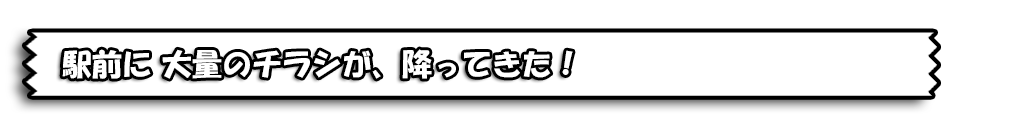
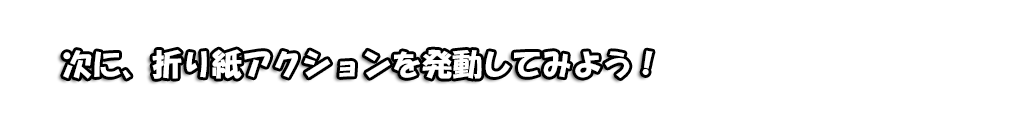
Layered file, before and after one edit (1024x128). Changes by layer:
added layer "次に、折り紙アクションを発動してみよう！" above "そのまま、表示された方向にドラッグで破る！" over [63, 49, 653, 79]
hid "駅前に 大量のチラシが、降ってきた！" over [62, 49, 573, 79]
hid "レイヤー 1" over [25, 32, 938, 96]
